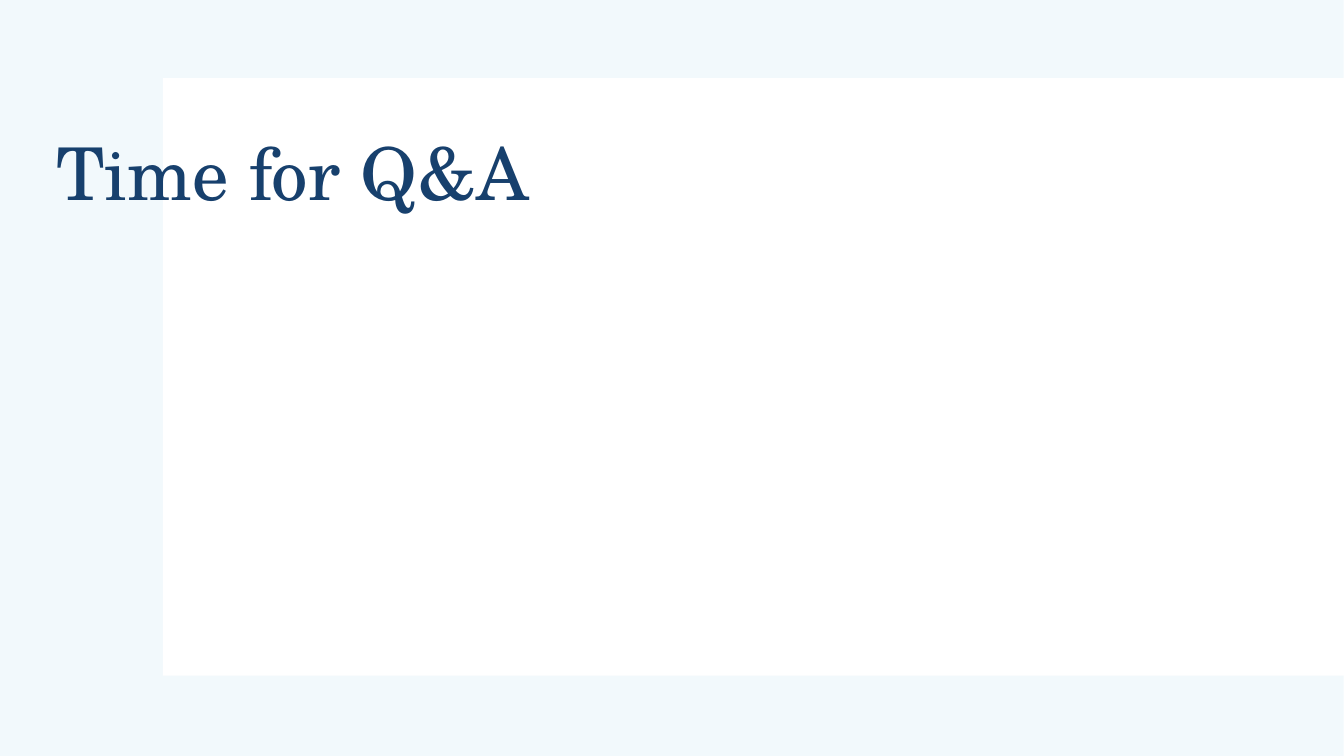
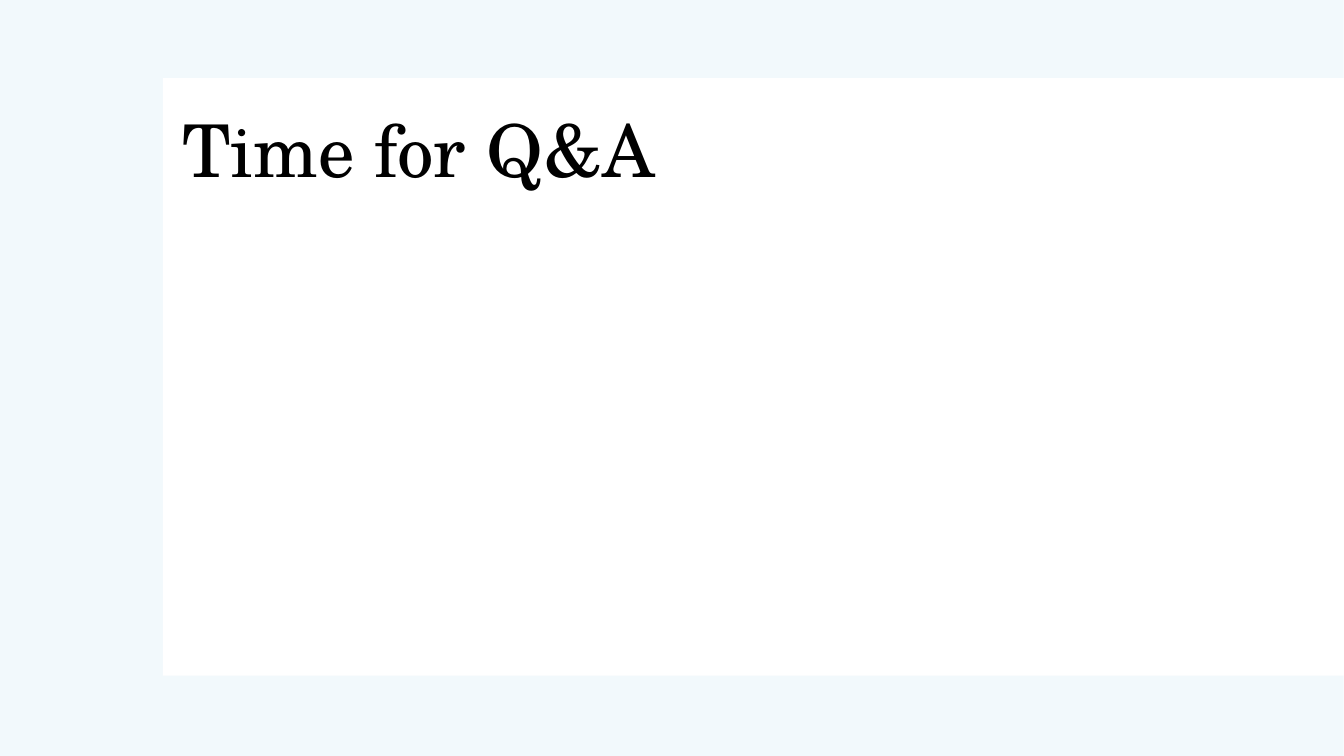
Before and after one commit to AtK42/ML_stonks_2021, a slide deck: slide 10 of Group2_ML_Project_Presentation.pptx (slide 11 before the commit). Drawn at 1344x756 pixels with LibreOffice and Linux fonts; fonts in the diff are those of the drawing. Boxes give left, top, right and bottom in pixels: in the first picture for what was removed or moved away, otherwise in the second. Text is boxed around its words. In the diff, an @@ line names an element or a change of style, - is before the commit and + after.

```diff
--- a/Group2_ML_Project_Presentation.pptx
+++ b/Group2_ML_Project_Presentation.pptx
@@ title "Time for Q&A": place and size @@
-title "Time for Q&A" at <box>56,146,529,214</box>
+title "Time for Q&A" at <box>182,123,655,191</box>
@@ title "Time for Q&A" at <box>182,123,655,191</box>: text colour #17406D to #000000 @@
```
Also in this commit, not shown: 9 other slides changed, 1 slide removed.
